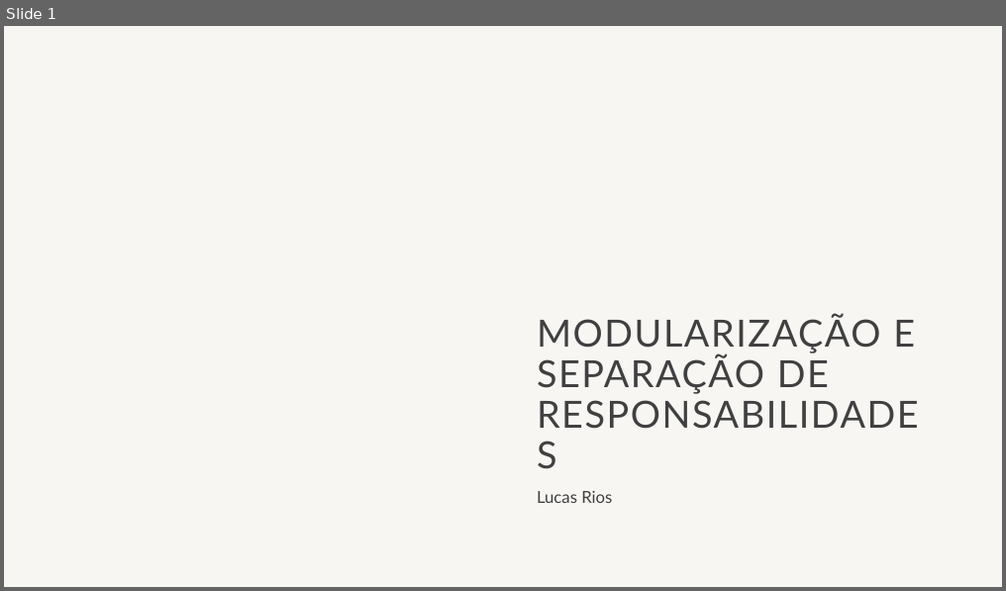
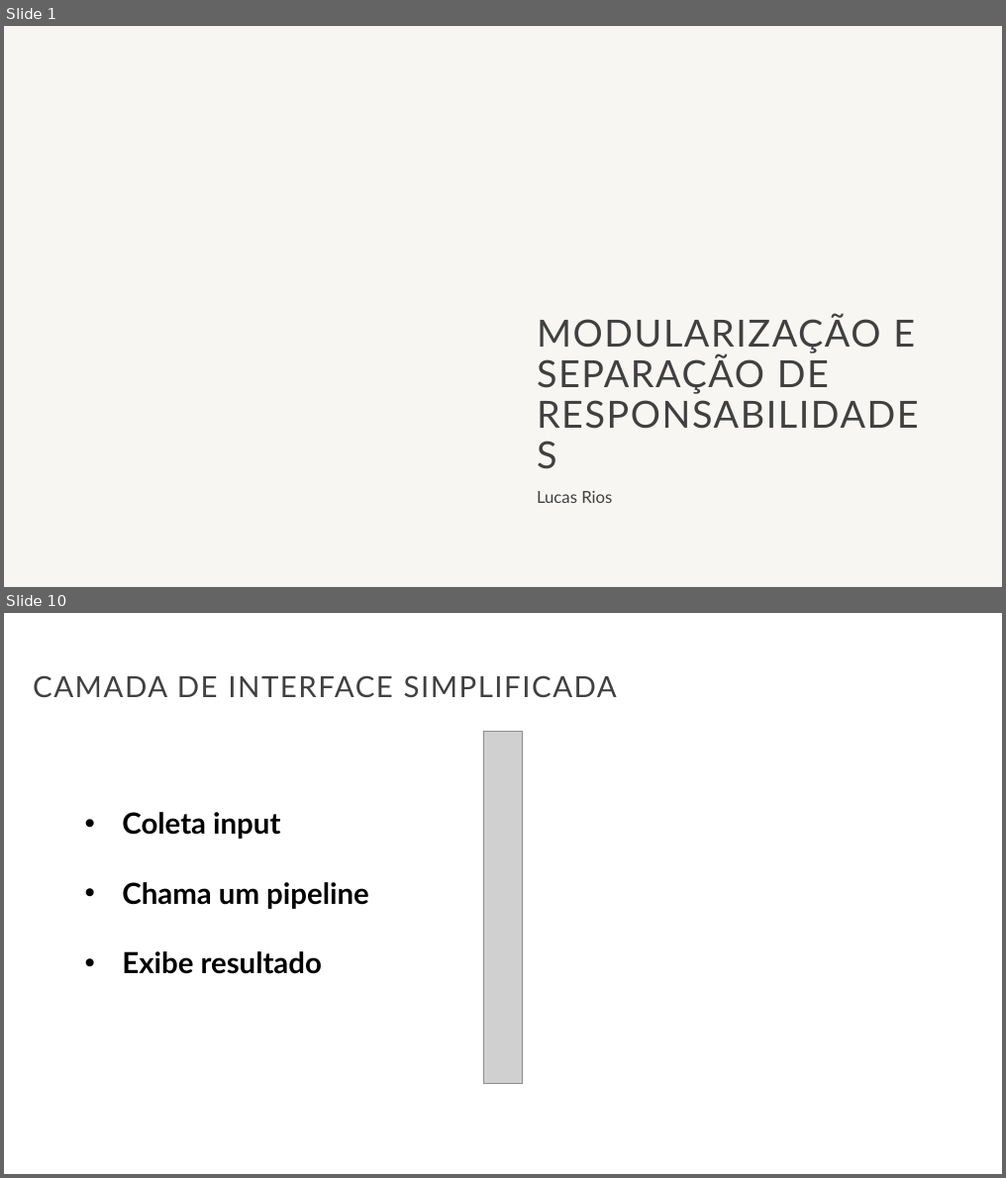
Before and after one commit to LucasRios/FIAP, a slide deck: Aula06/Aula6.pptx. Shown one above the other, each under a label of ours: slide 1 before the commit, slides 1 and 10 after it; the slides between them are not shown. The pictures are 1006x591 and 1006x1178 pixels, drawn with LibreOffice and Linux fonts; fonts in the diff are those of the drawing; grey boxes stand for pictures; background and template pictures are left out. Boxes give left, top, right and bottom in pixels: in the first picture for what was removed or moved away, otherwise in the second. Text is boxed around its words. In the diff, an @@ line names an element or a change of style, - is before the commit and + after.

```diff
--- a/Aula06/Aula6.pptx
+++ b/Aula06/Aula6.pptx
@@ slide 10 added at [4,613,1002,1174], background #FFFFFF @@
@@ title added at [33,675,617,698], 28 pt, text #404040 @@
+CAMADA DE INTERFACE SIMPLIFICADA
@@ picture added at [484,731,522,1083] @@
@@ text added at [122,812,369,974], 28 pt, text #000000, bold @@
+• Coleta input
+• Chama um pipeline
+• Exibe resultado
```
Also in this commit, not shown: 22 other slides added, 15 slides removed.
